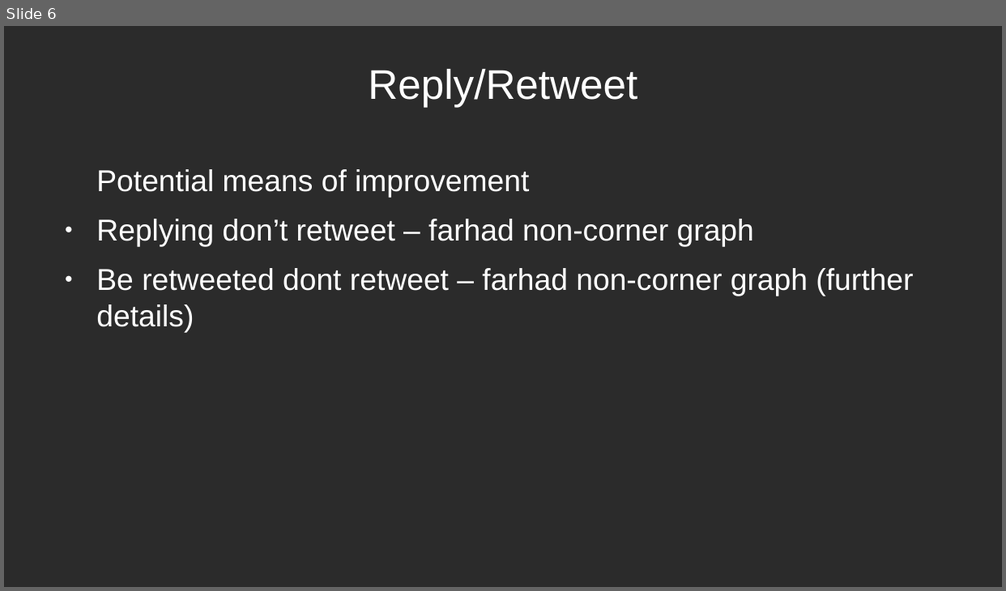
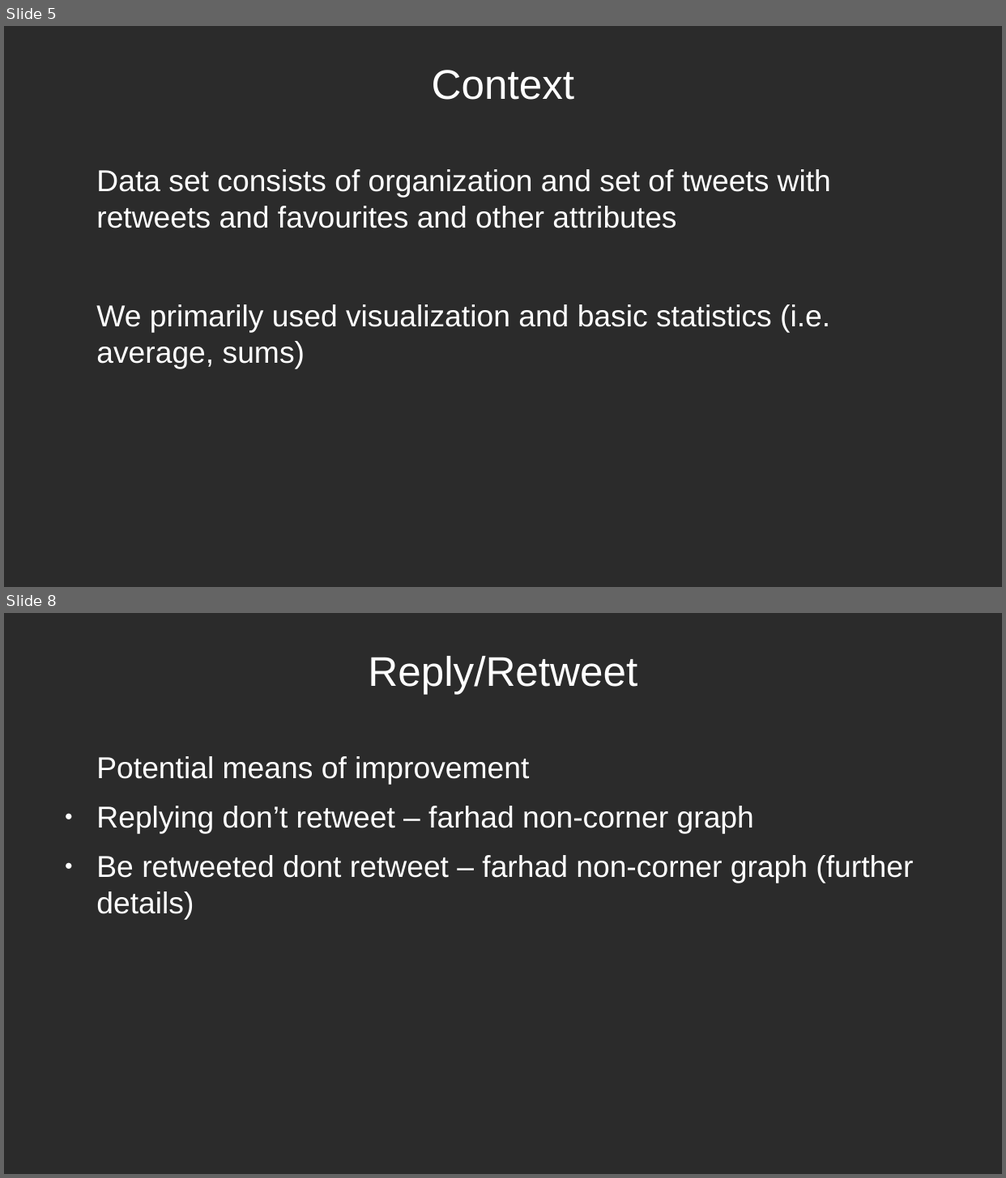
Before and after one commit to douglas-thoms/Datathon-2021-10-16, a slide deck: presentations/group_9_presentation_v1.odp. Shown one above the other, each under a label of ours: slide 6 before the commit, slides 5 and 8 after it; the slides between them are not shown. The pictures are 1006x591 and 1006x1178 pixels, drawn with LibreOffice and Linux fonts; fonts in the diff are those of the drawing; background and template pictures are left out; a plain dark background stands for a picture behind light text. Boxes give left, top, right and bottom in pixels: in the first picture for what was removed or moved away, otherwise in the second. Text is boxed around its words. In the diff, an @@ line names an element or a change of style, - is before the commit and + after.

```diff
--- a/presentations/group_9_presentation_v1.odp
+++ b/presentations/group_9_presentation_v1.odp
@@ slide 5 added at box(4, 26, 1002, 587), background picture (left out) @@
@@ title added at box(432, 70, 574, 100), 33 pt, text #FFFFFF @@
+Context
@@ text added at box(96, 169, 831, 369), 24 pt, text #FFFFFF @@
+Data set consists of organization and set of tweets with retweets and favourites and other attributes
+We primarily used visualization and basic statistics (i.e. average, sums)
@@ what was slide 6 is now slide 8 @@
```
Also in this commit, not shown: 4 slides changed, 2 other slides added, 1 slide removed, 13 other files.
